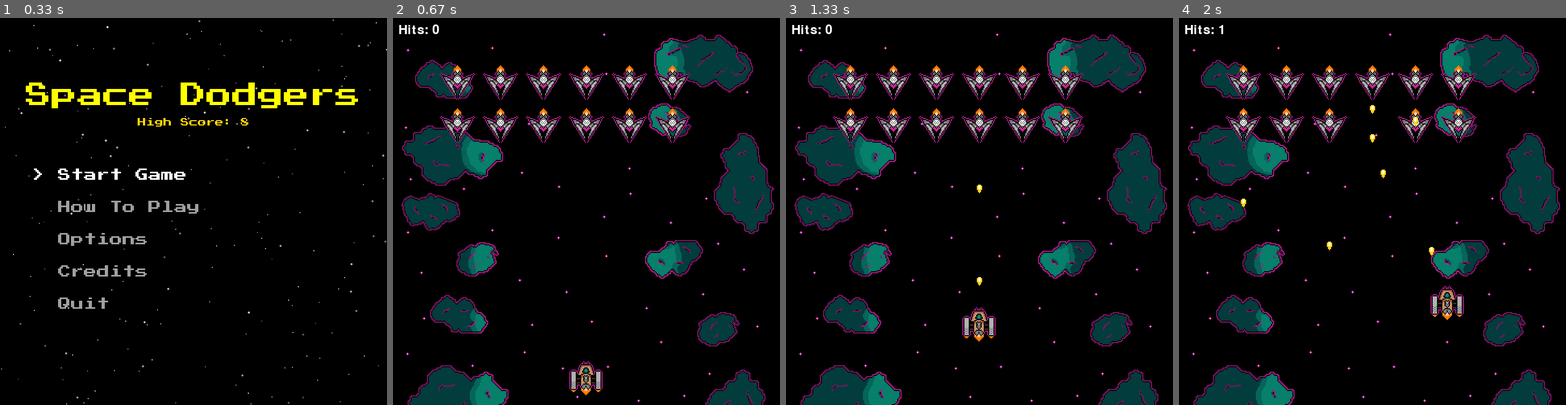
Above: before the commit, frames 1-4 (left to right).
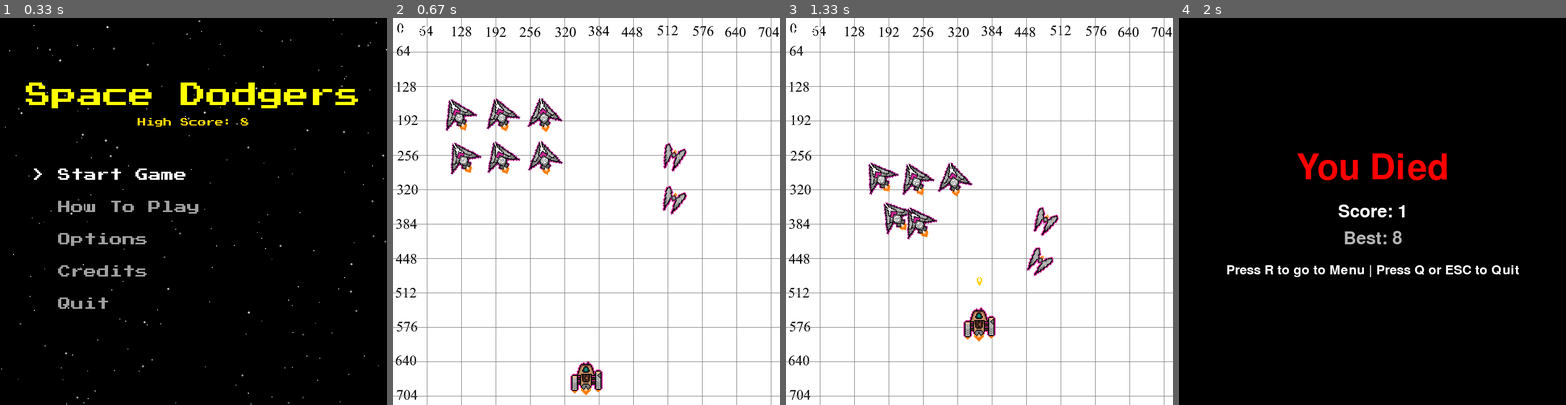
Above: after the commit, the same moments.

Repository: software-engineering-game/pygame-game
Game: pygame game, started from main.py
Two runs of this game, one before a commit and one after it. Both use one fixed random seed, a clock stepped at 60 frames per second and the inputs below.
Inputs:
- Up to frame 1 (0.33 s): no input
- Up to frame 2 (0.67 s): tap Enter at 0.33 s
- Up to frame 3 (1.33 s): tap Space at 0.67, 1.07 s; hold Up from 1 s (still down)
- Up to frame 4 (2 s): tap Space at 1.37, 1.57, 1.87 s; release Up at 1.47 s; hold Right 1.5-1.97 s

Frame 1 is identical in both runs. In frame 2, 98% of the frame differs, in the area x 0-100%, y 0-100%; in frame 3, 98%; in frame 4, 20%.

Commit message:
Moved Swarm_Enemy to entities.py

Diff:
--- a/level_data.json
+++ b/level_data.json
@@ -42,7 +42,7 @@
             "enemy_type":   "Basic_Enemy",
             "sprite_sheet": "enemy_basic.png",
             "wave_position": [100, 120],
-            "wave_size": [5, 2],
+            "wave_size": [3, 2],
             "wave_spacing": [80, 80]
          },
          {
--- a/states/entities.py
+++ b/states/entities.py
@@ -85,22 +85,6 @@
         self.can_shoot = True
 
     def shoot(self, bullet_group):
-        # # Spawns the bullet and adds it to bullet group
-        # player_bullet = Bullet(
-        #     frames=load_spritesheet(
-        #         sheet_name="basic_bullet.png",
-        #         frame_width=10,
-        #         frame_height=16
-        #     ),
-        #     speed=settings.BULLET_SPEED,
-        #     start_pos=(self.rect.centerx, self.rect.top),
-        #     direct=(0, -1)
-        # )
-        # bullet_group.add(player_bullet)
-
-        # # Prevents the player from shooting and resets the cooldown
-        # self.can_shoot = False
-        # self.shoot_cooldown = settings.BULLET_COOLDOWN
         pass
 
     def update(self, keys):
@@ -130,7 +114,7 @@
         self.rect.x += dx
         self.rect.y += dy
 
-#
+# Class for the standard firing mode
 class Player_Auto(Player):
     def __init__(self, frames, speed, start_pos):
         super().__init__(frames, speed, start_pos)
@@ -160,3 +144,45 @@
 class Player_Sniper(Player):
     def __init__(self, frames, speed, start_pos):
         super().__init__(frames, speed, start_pos)
+
+#
+# Enemy Ship Types
+#
+
+# Swarm Enemy Type
+class Swarm_Enemy(Game_Entity):
+    def __init__(self, frames, start_pos):
+        super().__init__(frames, speed=settings.swarm_enemy_spd, start_pos=start_pos)
+        self.original_image = self.image
+
+        # Bounding Box
+        self.rect = self.image.get_rect(center=start_pos)
+        # Hitbox
+        self.hitbox = self.rect.scale_by(0.4)
+
+        # Player Tracking Variables
+        self.velocity = (0,0)
+        self.angle = 0
+
+    def update(self, player_pos):
+        self.velocity = ((player_pos[0] - self.rect.x), (player_pos[1] - self.rect.y))
+
+        distance = ((self.velocity[0] ** 2) + (self.velocity[1] ** 2)) ** 0.5
+        if distance == 0:
+            self.velocity = (0,0)
+            dx = 0
+            dy = 0
+        else:
+            dx = (self.velocity[0] / distance) * self.speed
+            dy = (self.velocity[1] / distance) * self.speed
+
+            # atan2 gives angle from positive x-axis; subtract 90 so "up" on the sprite faces the target
+            import math
+            self.angle = math.degrees(math.atan2(-self.velocity[1], self.velocity[0])) - 90
+
+        center = self.rect.center
+        self.image = pygame.transform.rotate(self.original_image, self.angle)
+        self.rect = self.image.get_rect(center=center)
+
+        self.rect.x += dx
+        self.rect.y += dy
--- a/states/game_state.py
+++ b/states/game_state.py
@@ -63,45 +63,6 @@
         # This where enemy movement goes, I was thinking a horizontal line
         pass
 
-class Swarm_Enemy(pygame.sprite.Sprite):
-    def __init__(self, asset_folder, sprite_name, start_pos):
-        super().__init__()
-        self.original_image = pygame.image.load(os.path.join(asset_folder, sprite_name)).convert()
-        self.original_image.set_colorkey(utils.SHEET_BG)
-        self.image = self.original_image
-        self.rect = self.image.get_rect(center=start_pos)
-        self.speed = settings.swarm_enemy_spd
-
-        self.velocity = (0,0)
-        self.angle = 0
-
-    def shoot(self, bullet_group):
-        pass
-
-    def update(self, player_pos):
-        self.velocity = ((player_pos[0] - self.rect.x), (player_pos[1] - self.rect.y))
-
-        distance = ((self.velocity[0] ** 2) + (self.velocity[1] ** 2)) ** 0.5
-        if distance == 0:
-            self.velocity = (0,0)
-            dx = 0
-            dy = 0
-        else:
-            dx = (self.velocity[0] / distance) * self.speed
-            dy = (self.velocity[1] / distance) * self.speed
-
-            # atan2 gives angle from positive x-axis; subtract 90 so "up" on the sprite faces the target
-            import math
-            self.angle = math.degrees(math.atan2(-self.velocity[1], self.velocity[0])) - 90
-
-        center = self.rect.center
-        self.image = pygame.transform.rotate(self.original_image, self.angle)
-        self.image.set_colorkey(utils.SHEET_BG)
-        self.rect = self.image.get_rect(center=center)
-
-        self.rect.x += dx
-        self.rect.y += dy
-
 class GameState(State):
     saved_player_position = None
 
@@ -121,9 +82,9 @@
 
         # Building Level
         self.bg_image = utils.build_level(
-            level_name="first_level",
+            level_name="second_level",
             enemy_ships=self.enemy_ships,
-            temp_type=Basic_Enemy
+            temp_type=entities.Swarm_Enemy
         )
 
         # Spawning Player
Binary file changed: assets/enemy_swarm.png
Binary file changed: assets/player_auto_ship.png
